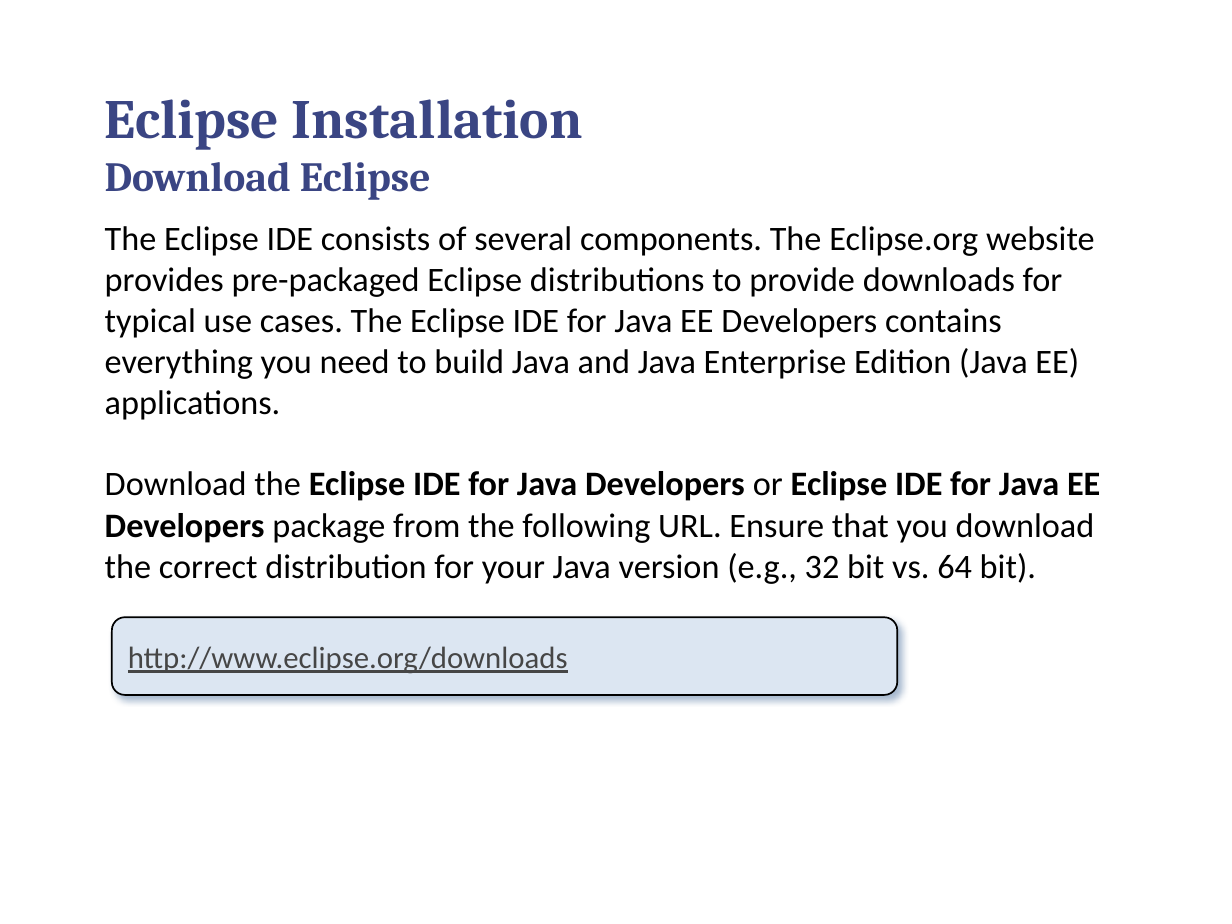
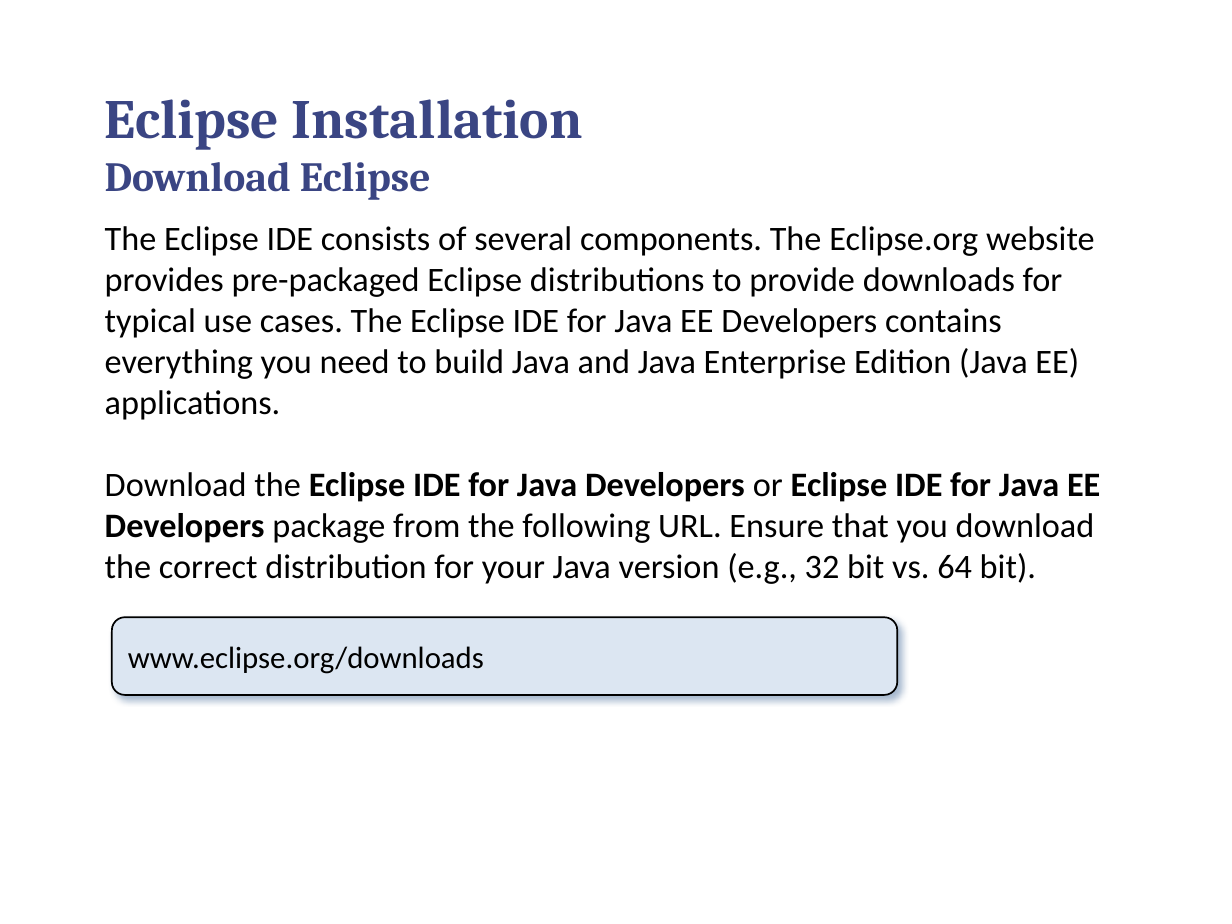
Before and after one commit to callistaenterprise/groovy-tdd-cadec, a slide deck: slide 4 of docs/groovy-tdd-installation.pptx. Drawn at 1232x924 pixels with LibreOffice and Linux fonts; fonts in the diff are those of the drawing; background and template pictures are left out. Boxes give left, top, right and bottom in pixels: in the first picture for what was removed or moved away, otherwise in the second. Text is boxed around its words. In the diff, an @@ line names an element or a change of style, - is before the commit and + after.

```diff
--- a/docs/groovy-tdd-installation.pptx
+++ b/docs/groovy-tdd-installation.pptx
@@ text in rounded rectangle at (128, 646, 484, 674): text changed; text colour #464646 to #000000 @@
-http://www.eclipse.org/downloads
+www.eclipse.org/downloads
```
Also in this commit, not shown: 4 other slides changed, 6 other files.
